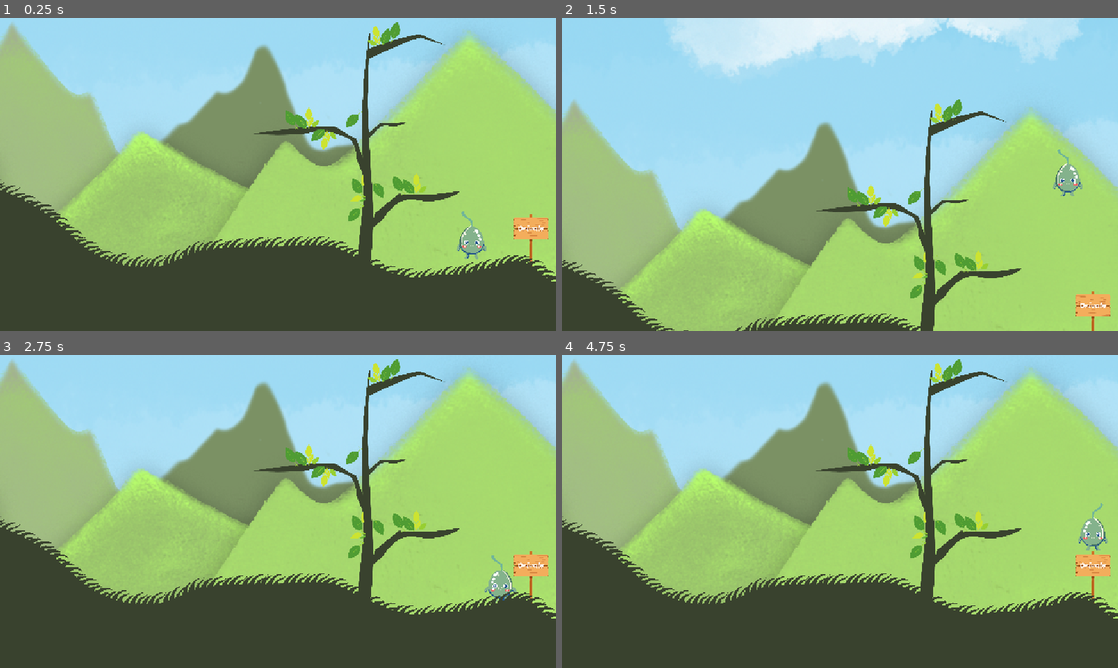
Above: before the commit, frames 1-4 (two rows, left to right).
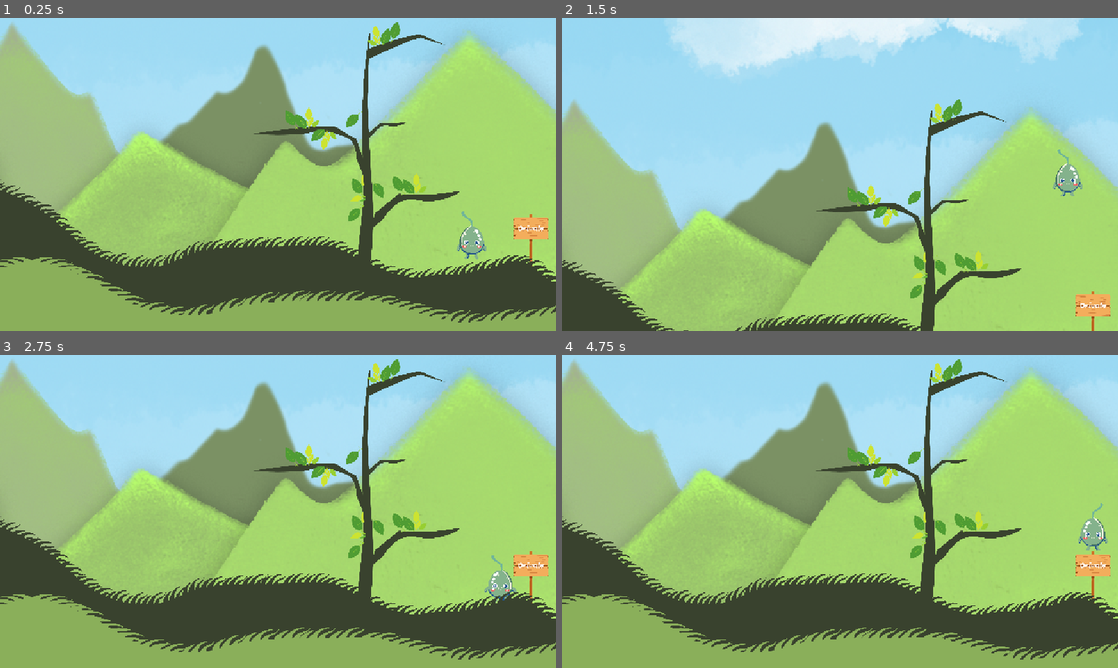
Above: after the commit, the same moments.

Repository: akkajoe/Wandr
Game: Godot game, scene res://levels/level_02.tscn
The game is run twice, just before and just after one commit, with the same random seed, the same clock (stepped at 60 frames per second) and the same inputs.
Inputs:
- Up to frame 1 (0.25 s): no input
- Up to frame 2 (1.5 s): hold D (right) from 0.53 s (still down); tap Space (jump) at 0.77 s
- Up to frame 3 (2.75 s): tap Space (jump) at 1.52 s; release D (right) at 2.03 s; hold A (left) from 2.03 s (still down)
- Up to frame 4 (4.75 s): release A (left) at 2.78 s; hold D (right) 2.78-4.28 s; tap Space (jump) at 3.02, 3.77, 4.52 s; hold A (left) from 4.28 s (still down)

The runs differ from the first frame. In frame 1, 11% of the frame differs, in the area x 0-100%, y 76-100%; in frame 2, nothing differs; in frame 3, 11%; in frame 4, 11%.

Commit message:
Added another layer of grass

Diff:
--- a/wandr/levels/level_02.tscn
+++ b/wandr/levels/level_02.tscn
@@ -11,6 +11,7 @@
 [ext_resource type="PackedScene" uid="uid://cqojob2slctjo" path="res://leaf.tscn" id="9_cwmx8"]
 [ext_resource type="AudioStream" uid="uid://dh1qxmoudtwh6" path="res://assets/audio/birds-chirping-calm-173695.mp3" id="10_05651"]
 [ext_resource type="Texture2D" uid="uid://bcwodojyn0lc2" path="res://assets/bg/orivale_bg.png" id="11_xxuo2"]
+[ext_resource type="Texture2D" uid="uid://be7rxerfdnm4o" path="res://assets/World/ground2.png" id="12_liqpl"]
 
 [sub_resource type="RectangleShape2D" id="RectangleShape2D_h518d"]
 size = Vector2(28, 366.5)
@@ -642,3 +643,25 @@
 position = Vector2(417, 338)
 scale = Vector2(0.71728, 0.71728)
 texture = ExtResource("11_xxuo2")
+
+[node name="ground2" type="Sprite2D" parent="." index="119"]
+position = Vector2(959, 610)
+scale = Vector2(0.101442, 0.0678667)
+texture = ExtResource("12_liqpl")
+
+[node name="ground5" type="Sprite2D" parent="." index="120"]
+position = Vector2(-14, 613)
+scale = Vector2(0.122998, 0.0678667)
+texture = ExtResource("12_liqpl")
+
+[node name="ground3" type="Sprite2D" parent="." index="121"]
+position = Vector2(487, 610)
+scale = Vector2(0.0951937, 0.0677579)
+texture = ExtResource("12_liqpl")
+flip_h = true
+
+[node name="ground4" type="Sprite2D" parent="." index="122"]
+position = Vector2(487, 610)
+scale = Vector2(0.0951937, 0.0677579)
+texture = ExtResource("12_liqpl")
+flip_h = true
Binary file added: wandr/assets/World/ground2.png
Not shown, added: wandr/assets/World/ground2.png.import
Not shown: 1 places in wandr/levels/level_02.tscn that only renumber resources
